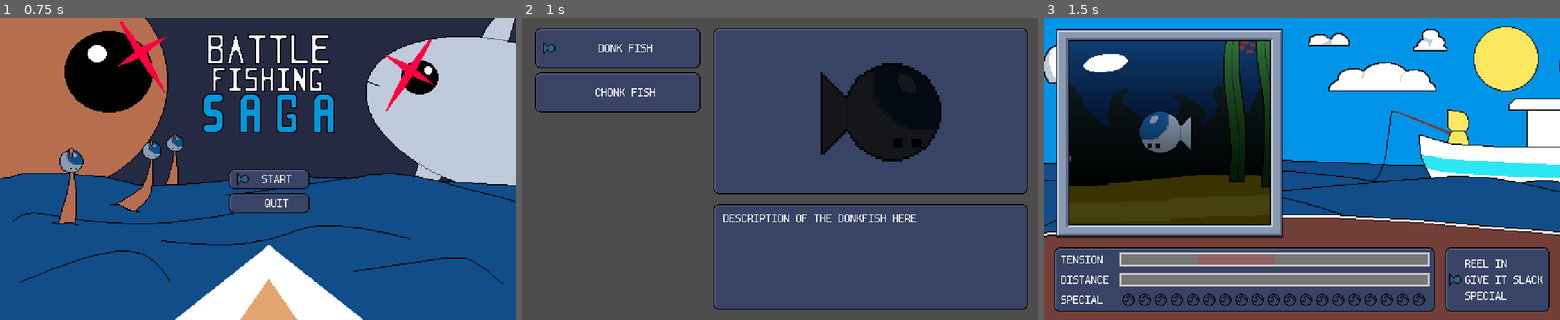
Above: before the commit, frames 1-3 (left to right).
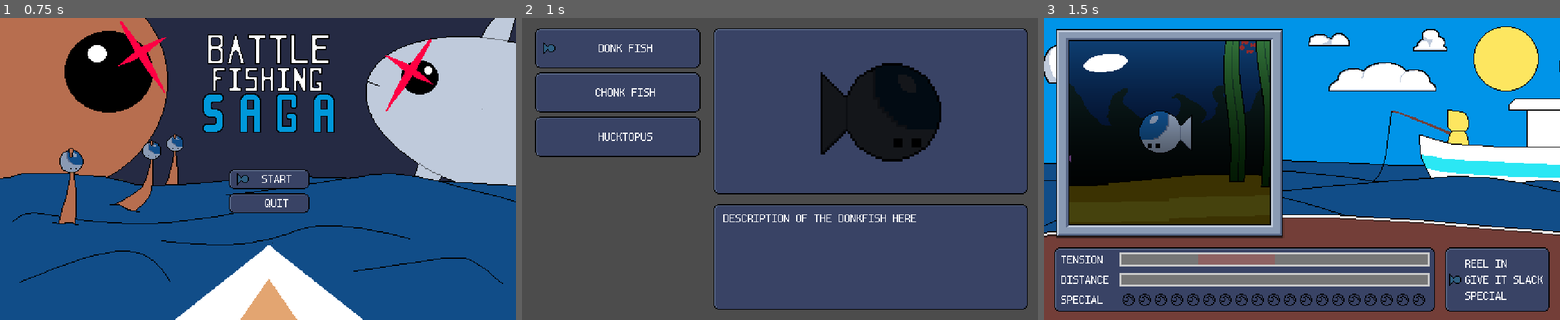
Above: after the commit, the same moments.

Repository: TateKennington/Battle-Fish-Saga
Game: Godot game, scene res://GUI/MainMenu.tscn
The game is run twice, just before and just after one commit, with the same random seed, the same clock (stepped at 60 frames per second) and the same inputs. The engine's default icon, where the game draws it, is replaced by a stand-in: a white triangle on a blue panel in a dark square.
Inputs:
- Up to frame 1 (0.75 s): tap Enter at 0.5 s; hold Up from 0.53 s (still down)
- Up to frame 2 (1 s): keep holding Up; tap Space at 0.77 s
- Up to frame 3 (1.5 s): tap Space at 1.25 s; release Up at 1.28 s; hold Down from 1.28 s (still down)

Frame 1 is identical in both runs. In frame 2, 4.3% of the frame differs, in the area x 2-35%, y 32-47%; in frame 3, nothing differs.

Commit message:
Hucktopus animations

Diff:
--- a/Enemy/ChonkFish/ChonkFish.tscn
+++ b/Enemy/ChonkFish/ChonkFish.tscn
@@ -1,9 +1,17 @@
-[gd_scene load_steps=3 format=2]
+[gd_scene load_steps=4 format=2]
 
 [ext_resource path="res://Enemy/Enemy.tscn" type="PackedScene" id=1]
 [ext_resource path="res://Enemy/ChonkFish/ChonkFish.png" type="Texture" id=2]
 
+[sub_resource type="SpriteFrames" id=1]
+animations = [ {
+"frames": [ ExtResource( 2 ) ],
+"loop": true,
+"name": "default",
+"speed": 5.0
+} ]
+
 [node name="Enemy" instance=ExtResource( 1 )]
 
 [node name="Sprite" parent="." index="0"]
-texture = ExtResource( 2 )
+frames = SubResource( 1 )
--- a/Enemy/DonkFish/DonkFish.tscn
+++ b/Enemy/DonkFish/DonkFish.tscn
@@ -1,12 +1,19 @@
-[gd_scene load_steps=6 format=2]
+[gd_scene load_steps=7 format=2]
 
 [ext_resource path="res://Enemy/Enemy.tscn" type="PackedScene" id=1]
 [ext_resource path="res://Enemy/DonkFish/DonkFish.gd" type="Script" id=2]
 [ext_resource path="res://Enemy/DonkFish/DonkFish.png" type="Texture" id=3]
 [ext_resource path="res://Enemy/DonkFish/Donk.tres" type="Resource" id=4]
 
-[sub_resource type="Animation" id=1]
-resource_name = "donk"
+[sub_resource type="SpriteFrames" id=1]
+animations = [ {
+"frames": [ ExtResource( 3 ) ],
+"loop": true,
+"name": "default",
+"speed": 5.0
+} ]
+
+[sub_resource type="Animation" id=2]
 length = 0.6
 tracks/0/type = "value"
 tracks/0/path = NodePath("Sprite:position:x")
@@ -52,8 +59,8 @@
 donk = ExtResource( 4 )
 
 [node name="Sprite" parent="." index="0"]
-texture = ExtResource( 3 )
+frames = SubResource( 1 )
 flip_h = true
 
 [node name="AnimationPlayer" parent="." index="2"]
-anims/donk = SubResource( 1 )
+anims/donk = SubResource( 2 )
--- a/Enemy/Enemy.gd
+++ b/Enemy/Enemy.gd
@@ -5,7 +5,7 @@
 signal turn_finished;
 signal animation_finished;
 
-onready var sprite: Sprite = $Sprite;
+onready var sprite: AnimatedSprite = $Sprite;
 onready var tween:Tween = $Tween;
 onready var anim_player:AnimationPlayer = $AnimationPlayer;
 
--- a/Enemy/Enemy.tscn
+++ b/Enemy/Enemy.tscn
@@ -137,39 +137,39 @@
 graph_offset = Vector2( -1012.62, 0 )
 mode = 1
 flags/light_only = false
-nodes/fragment/2/node = SubResource( 1 )
+nodes/fragment/2/node = SubResource( 5 )
 nodes/fragment/2/position = Vector2( -1160, 140 )
-nodes/fragment/3/node = SubResource( 2 )
+nodes/fragment/3/node = SubResource( 6 )
 nodes/fragment/3/position = Vector2( -600, 120 )
-nodes/fragment/4/node = SubResource( 3 )
+nodes/fragment/4/node = SubResource( 7 )
 nodes/fragment/4/position = Vector2( -320, 120 )
-nodes/fragment/5/node = SubResource( 4 )
+nodes/fragment/5/node = SubResource( 8 )
 nodes/fragment/5/position = Vector2( -100, 120 )
-nodes/fragment/6/node = SubResource( 5 )
+nodes/fragment/6/node = SubResource( 9 )
 nodes/fragment/6/position = Vector2( 140, 140 )
 nodes/fragment/8/node = SubResource( 10 )
 nodes/fragment/8/position = Vector2( -120, 280 )
 nodes/fragment/9/node = SubResource( 11 )
 nodes/fragment/9/position = Vector2( -1400, 420 )
-nodes/fragment/10/node = SubResource( 9 )
+nodes/fragment/10/node = SubResource( 1 )
 nodes/fragment/10/position = Vector2( -720, 480 )
-nodes/fragment/11/node = SubResource( 12 )
+nodes/fragment/11/node = SubResource( 2 )
 nodes/fragment/11/position = Vector2( -1180, 280 )
-nodes/fragment/12/node = SubResource( 13 )
+nodes/fragment/12/node = SubResource( 3 )
 nodes/fragment/12/position = Vector2( -920, 260 )
-nodes/fragment/13/node = SubResource( 14 )
+nodes/fragment/13/node = SubResource( 4 )
 nodes/fragment/13/position = Vector2( -820, 120 )
 nodes/fragment/connections = PoolIntArray( 3, 0, 4, 0, 4, 0, 5, 0, 4, 0, 5, 1, 4, 0, 5, 2, 5, 0, 6, 0, 8, 0, 6, 1, 8, 1, 0, 1, 10, 0, 8, 2, 9, 0, 8, 0, 6, 0, 0, 0, 9, 0, 11, 0, 11, 1, 12, 0, 12, 0, 13, 1, 2, 0, 13, 0, 13, 0, 3, 1 )
 
-[sub_resource type="ShaderMaterial" id=15]
-shader = SubResource( 7 )
+[sub_resource type="ShaderMaterial" id=13]
+shader = SubResource( 12 )
 shader_param/Depth = 0.0
 
 [node name="Enemy" type="Node2D"]
 script = ExtResource( 1 )
 
-[node name="Sprite" type="Sprite" parent="."]
-material = SubResource( 15 )
+[node name="Sprite" type="AnimatedSprite" parent="."]
+material = SubResource( 13 )
 
 [node name="Tween" type="Tween" parent="."]
 
--- /dev/null
+++ b/Enemy/Hucktopus/Hucktopus.tscn
@@ -0,0 +1,124 @@
+[gd_scene load_steps=13 format=2]
+
+[ext_resource path="res://Enemy/Hucktopus/Hucktopus1.png" type="Texture" id=1]
+[ext_resource path="res://Enemy/Enemy.tscn" type="PackedScene" id=2]
+[ext_resource path="res://Enemy/Hucktopus/Hucktopus2.png" type="Texture" id=3]
+[ext_resource path="res://Enemy/Hucktopus/Hucktopus3.png" type="Texture" id=4]
+[ext_resource path="res://Enemy/Hucktopus/Hucktopus4.png" type="Texture" id=5]
+
+[sub_resource type="SpriteFrames" id=1]
+animations = [ {
+"frames": [ ExtResource( 1 ), ExtResource( 3 ), ExtResource( 4 ), ExtResource( 5 ) ],
+"loop": true,
+"name": "default",
+"speed": 5.0
+} ]
+
+[sub_resource type="Animation" id=2]
+resource_name = "call reinforcements"
+length = 0.46
+tracks/0/type = "value"
+tracks/0/path = NodePath("Sprite:frame")
+tracks/0/interp = 1
+tracks/0/loop_wrap = true
+tracks/0/imported = false
+tracks/0/enabled = true
+tracks/0/keys = {
+"times": PoolRealArray( 0, 0.05, 0.1, 0.2, 0.3, 0.45 ),
+"transitions": PoolRealArray( 1, 1, 1, 1, 1, 1 ),
+"update": 1,
+"values": [ 0, 3, 0, 3, 0, 3 ]
+}
+
+[sub_resource type="Animation" id=3]
+resource_name = "fight with fish"
+length = 0.46
+tracks/0/type = "value"
+tracks/0/path = NodePath("Sprite:frame")
+tracks/0/interp = 1
+tracks/0/loop_wrap = true
+tracks/0/imported = false
+tracks/0/enabled = true
+tracks/0/keys = {
+"times": PoolRealArray( 0, 0.05, 0.1, 0.2, 0.3, 0.45 ),
+"transitions": PoolRealArray( 1, 1, 1, 1, 1, 1 ),
+"update": 1,
+"values": [ 0, 2, 0, 2, 0, 2 ]
+}
+
+[sub_resource type="Animation" id=4]
+resource_name = "lower anchor"
+length = 0.46
+tracks/0/type = "value"
+tracks/0/path = NodePath("Sprite:frame")
+tracks/0/interp = 1
+tracks/0/loop_wrap = true
+tracks/0/imported = false
+tracks/0/enabled = true
+tracks/0/keys = {
+"times": PoolRealArray( 0, 0.05, 0.1, 0.2, 0.3, 0.45 ),
+"transitions": PoolRealArray( 1, 1, 1, 1, 1, 1 ),
+"update": 1,
+"values": [ 1, 0, 1, 0, 1, 0 ]
+}
+
+[sub_resource type="Animation" id=5]
+resource_name = "raise anchor"
+length = 0.46
+tracks/0/type = "value"
+tracks/0/path = NodePath("Sprite:frame")
+tracks/0/interp = 1
+tracks/0/loop_wrap = true
+tracks/0/imported = false
+tracks/0/enabled = true
+tracks/0/keys = {
+"times": PoolRealArray( 0, 0.05, 0.1, 0.2, 0.3, 0.45 ),
+"transitions": PoolRealArray( 1, 1, 1, 1, 1, 1 ),
+"update": 1,
+"values": [ 0, 1, 0, 1, 0, 1 ]
+}
+
+[sub_resource type="Animation" id=6]
+resource_name = "release"
+length = 0.46
+tracks/0/type = "value"
+tracks/0/path = NodePath("Sprite:frame")
+tracks/0/interp = 1
+tracks/0/loop_wrap = true
+tracks/0/imported = false
+tracks/0/enabled = true
+tracks/0/keys = {
+"times": PoolRealArray( 0, 0.05, 0.1, 0.2, 0.3, 0.45 ),
+"transitions": PoolRealArray( 1, 1, 1, 1, 1, 1 ),
+"update": 1,
+"values": [ 2, 0, 2, 0, 2, 0 ]
+}
+
+[sub_resource type="Animation" id=7]
+resource_name = "retreat"
+length = 0.46
+tracks/0/type = "value"
+tracks/0/path = NodePath("Sprite:frame")
+tracks/0/interp = 1
+tracks/0/loop_wrap = true
+tracks/0/imported = false
+tracks/0/enabled = true
+tracks/0/keys = {
+"times": PoolRealArray( 0, 0.05, 0.1, 0.2, 0.3, 0.45 ),
+"transitions": PoolRealArray( 1, 1, 1, 1, 1, 1 ),
+"update": 1,
+"values": [ 3, 0, 3, 0, 3, 0 ]
+}
+
+[node name="Hucktopus" instance=ExtResource( 2 )]
+
+[node name="Sprite" parent="." index="0"]
+frames = SubResource( 1 )
+
+[node name="AnimationPlayer" parent="." index="2"]
+"anims/call reinforcements" = SubResource( 2 )
+"anims/fight with fish" = SubResource( 3 )
+"anims/lower anchor" = SubResource( 4 )
+"anims/raise anchor" = SubResource( 5 )
+anims/release = SubResource( 6 )
+anims/retreat = SubResource( 7 )
--- a/GUI/LevelSelect.tscn
+++ b/GUI/LevelSelect.tscn
@@ -10,6 +10,8 @@
 [ext_resource path="res://GUI/Components/MenuTile/MenuTile.tscn" type="PackedScene" id=8]
 [ext_resource path="res://GUI/Components/Panel.png" type="Texture" id=9]
 [ext_resource path="res://Enemy/ChonkFish/ChonkFish.tscn" type="PackedScene" id=10]
+[ext_resource path="res://Enemy/Hucktopus/Hucktopus1.png" type="Texture" id=11]
+[ext_resource path="res://Enemy/Hucktopus/Hucktopus.tscn" type="PackedScene" id=12]
 
 [sub_resource type="Resource" id=1]
 script = ExtResource( 2 )
@@ -25,7 +27,14 @@
 enemy_scene = ExtResource( 10 )
 enemy_sprite = ExtResource( 6 )
 
-[sub_resource type="Theme" id=3]
+[sub_resource type="Resource" id=3]
+script = ExtResource( 2 )
+name = "Hucktopus"
+description = ""
+enemy_scene = ExtResource( 12 )
+enemy_sprite = ExtResource( 11 )
+
+[sub_resource type="Theme" id=4]
 Panel/colors/ = Color( 0.231373, 0.0196078, 0.0196078, 1 )
 
 [node name="Level Select" type="Control"]
@@ -35,7 +44,7 @@
 __meta__ = {
 "_edit_use_anchors_": false
 }
-levels = [ SubResource( 1 ), SubResource( 2 ) ]
+levels = [ SubResource( 1 ), SubResource( 2 ), SubResource( 3 ) ]
 
 [node name="Menu" parent="." instance=ExtResource( 3 )]
 anchor_right = 1.0
Not shown: 2 places in Enemy/Enemy.tscn that only renumber resources
Binary file added: Enemy/Hucktopus/Hucktopus.ase
Binary file added: Enemy/Hucktopus/Hucktopus1.png
Not shown, added: Enemy/Hucktopus/Hucktopus1.png.import
Binary file added: Enemy/Hucktopus/Hucktopus2.png
Not shown, added: Enemy/Hucktopus/Hucktopus2.png.import
Binary file added: Enemy/Hucktopus/Hucktopus3.png
Not shown, added: Enemy/Hucktopus/Hucktopus3.png.import
Binary file added: Enemy/Hucktopus/Hucktopus4.png
Not shown, added: Enemy/Hucktopus/Hucktopus4.png.import
Not shown: 2 places in GUI/LevelSelect.tscn that only renumber resources
